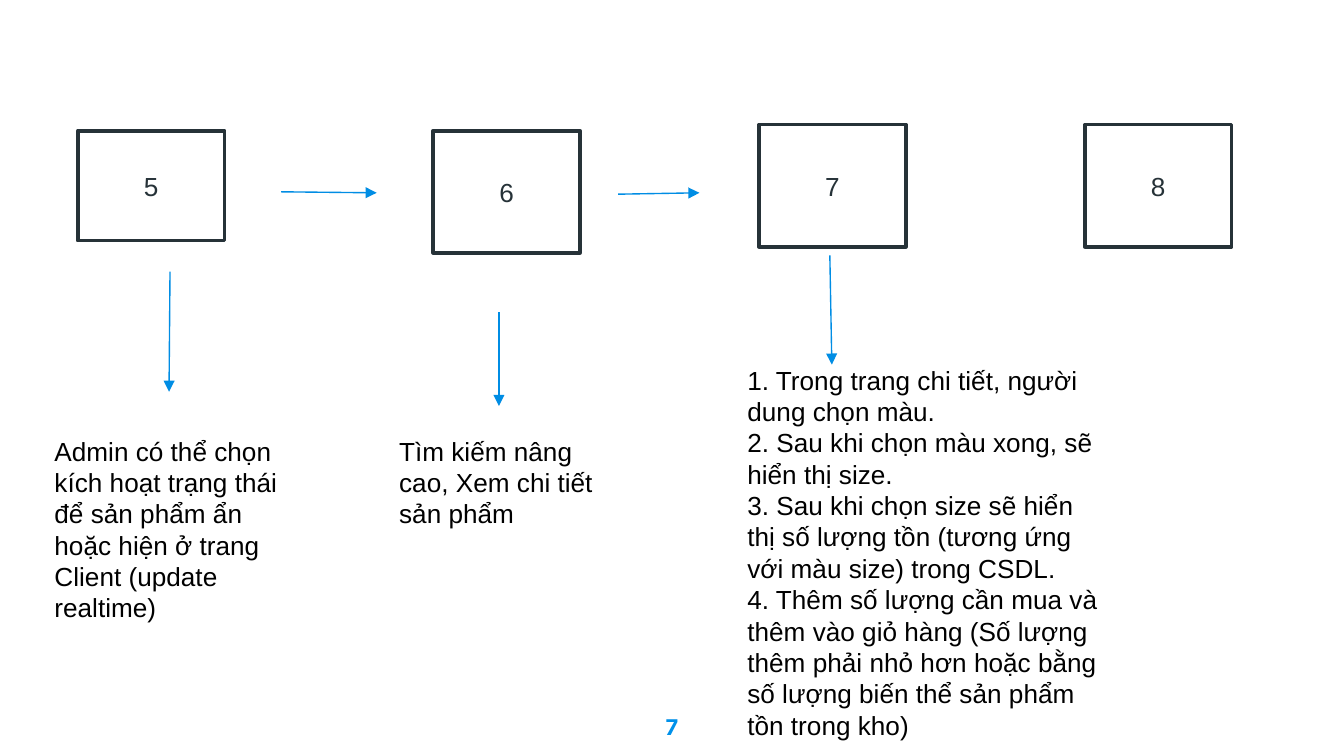
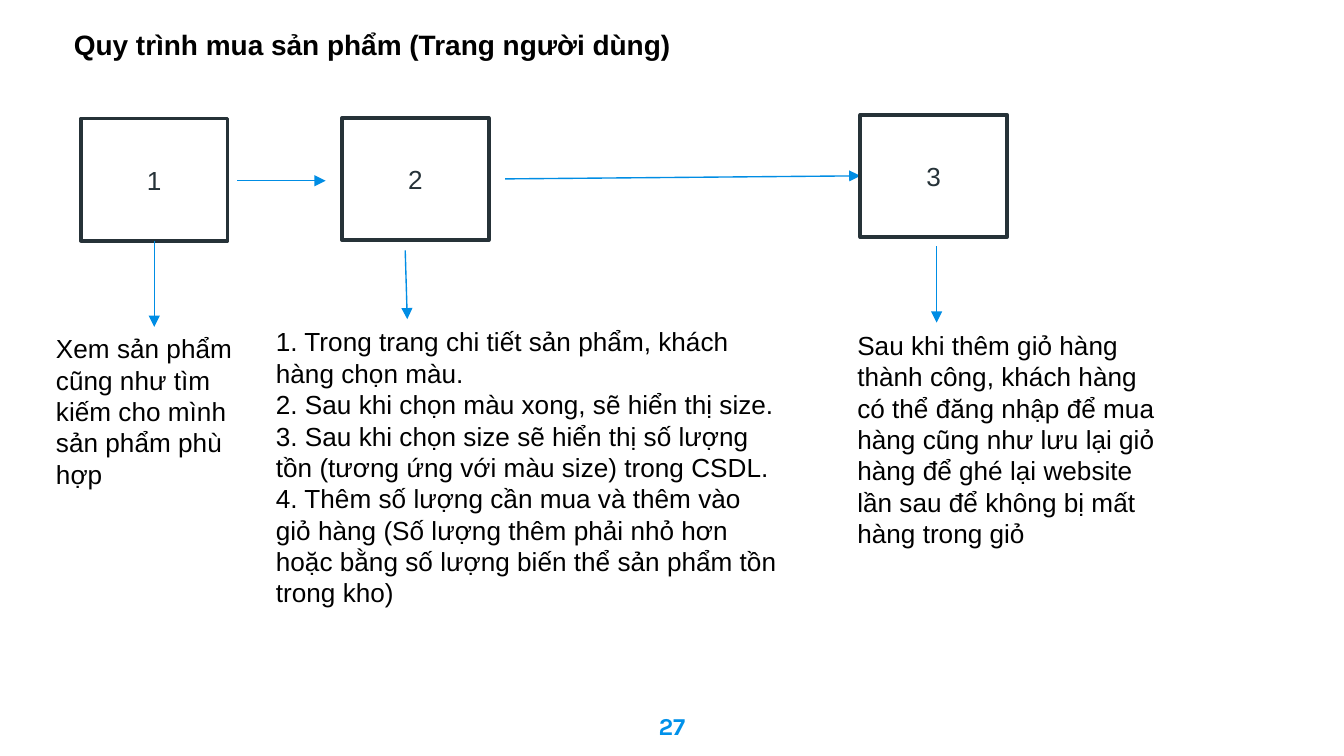
Before and after one commit to haitran2000/Ecommerce-Fashion-Website, a slide deck: slide 27 of Do An Tot Nghiep.pptx (slide 7 before the commit). Drawn at 1344x756 pixels with LibreOffice and Linux fonts; fonts in the diff are those of the drawing; background and template pictures are left out. Boxes give left, top, right and bottom in pixels: in the first picture for what was removed or moved away, otherwise in the second. Text is boxed around its words. In the diff, an @@ line names an element or a change of style, - is before the commit and + after.

Commit message:
update slide

```diff
--- a/Do An Tot Nghiep.pptx
+++ b/Do An Tot Nghiep.pptx
@@ text added at [74,34,671,61], 15 pt, text #000000, bold @@
+Quy trình mua sản phẩm (Trang người dùng)
@@ rectangle added at [81,118,227,241], fill #FFFFFF, outline #263238 2 pt, 14 pt, text #263238 @@
+1
@@ rectangle added at [343,118,489,241], fill #FFFFFF, outline #263238 2 pt, 14 pt, text #263238 @@
+2
@@ rectangle added at [860,114,1007,237], fill #FFFFFF, outline #263238 2 pt, 14 pt, text #263238 @@
+3
@@ rectangle removed at [78,130,224,241] @@
-5
@@ rectangle removed at [433,130,579,253] @@
-6
@@ rectangle removed at [759,125,906,247] @@
-7
@@ rectangle removed at [1085,125,1231,247] @@
-8
@@ arrow moved from (618, 195) - (699, 192) to (505, 179) - (860, 176) @@
@@ arrow moved from (281, 192) - (376, 192) to (238, 181) - (325, 181) @@
@@ arrow moved from (171, 271) - (169, 392) to (155, 241) - (155, 327) @@
@@ arrow moved from (499, 313) - (499, 406) to (406, 250) - (407, 320) @@
@@ arrow moved from (829, 255) - (832, 364) to (937, 246) - (937, 323) @@
@@ text "1. Trong trang chi tiết ...": place and size @@
-text "1. Trong trang chi tiết ..." at [747,370,1097,741]
+text "1. Trong trang chi tiết ..." at [276,330,776,608]
@@ text added at [56,337,231,490], 14 pt, text #000000 @@
+Xem sản phẩm cũng như tìm kiếm cho mình sản phẩm phù hợp
@@ text at [276,330,728,389]: text changed @@
-1. Trong trang chi tiết, người dung chọn màu.
+1. Trong trang chi tiết sản phẩm, khách hàng chọn màu.
@@ text added at [857,335,1154,549], 14 pt, text #000000 @@
+Sau khi thêm giỏ hàng thành công, khách hàng có thể đăng nhập để mua hàng cũng như lưu lại giỏ hàng để ghé lại website lần sau để không bị mất hàng trong giỏ
@@ text removed at [54,440,277,623] @@
-Admin có thể chọn kích hoạt trạng thái để sản phẩm ẩn hoặc hiện ở trang Client (update realtime)
@@ text removed at [399,441,593,529] @@
-Tìm kiếm nâng cao, Xem chi tiết sản phẩm
@@ page number at [659,719,686,735]: text changed @@
-7
+27
```
Also in this commit, not shown: 23 other slides changed, 4 slides added, 6 slides removed.
